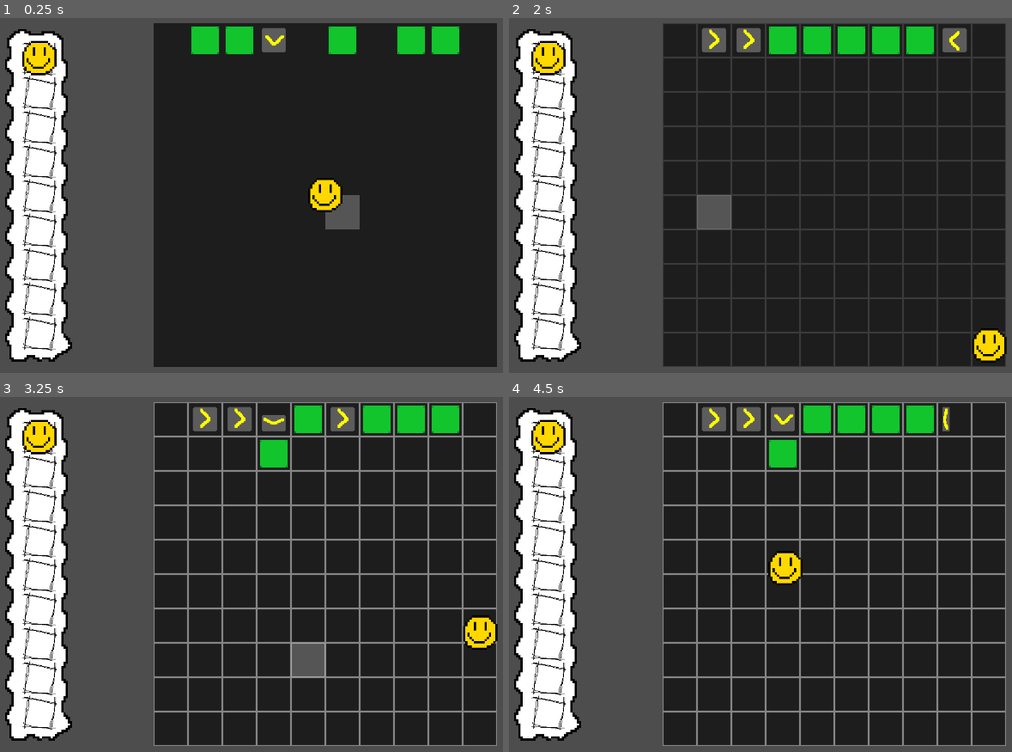
Above: before the commit, frames 1-4 (two rows, left to right).
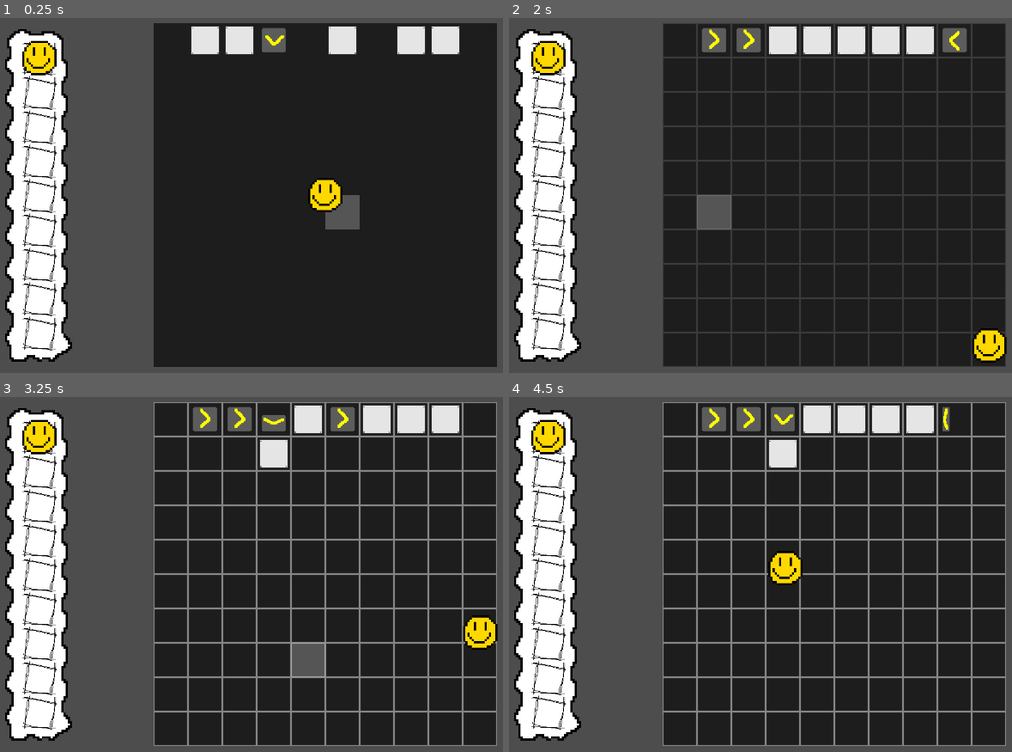
Above: after the commit, the same moments.

Repository: Stev51/gmtk-jam-2025
Game: Godot game, scene res://scenes/main.tscn
The game is run twice, just before and just after one commit, with the same random seed, the same clock (stepped at 60 frames per second) and the same inputs.
Inputs (mouse positions are in pixels of both pictures, inside the frame that each line leads up to):
- Up to frame 1 (0.25 s): no input
- Up to frame 2 (2 s): tap Enter at 0.5 s; move the mouse to (986, 174) at 0.52 s; hold Right (ui_right) 0.53-1.28 s; tap E at 0.6, 1.35 s; click (986, 174) at 0.67 s; move the mouse to (695, 213) at 1.27 s; hold Down (ui_down) from 1.28 s (still down); click (695, 213) at 1.42 s
- Up to frame 3 (3.25 s): move the mouse to (392, 489) at 2.02 s; release Down (ui_down) at 2.03 s; hold Right (ui_right) 2.03-2.78 s; tap E at 2.1, 2.85 s; click (392, 489) at 2.17 s; move the mouse to (291, 652) at 2.77 s; hold Up (ui_up) from 2.78 s (still down); click (291, 652) at 2.92 s
- Up to frame 4 (4.5 s): move the mouse to (outside the picture) at 3.52 s; release Up (ui_up) at 3.53 s; hold Left (ui_left) from 3.53 s (still down); tap E at 3.6, 4.35 s; click (outside the picture) at 3.67 s; move the mouse to (629, 517) at 4.27 s; click (629, 517) at 4.42 s

The runs differ from the first frame. In frame 1, 2.1% of the frame differs, in the area x 38-92%, y 2-11%; in frame 2, 2.1%; in frame 3, 2.1%; in frame 4, 2.1%.
Error in both runs: Invalid access to property or key 'movable_state' on a base object of type 'Node2D (place_marker.gd)'. (res://scripts/main.gd:42)

Commit message:
Box color switch script

Diff:
--- a/scenes/box.tscn
+++ b/scenes/box.tscn
@@ -47,7 +47,6 @@
 z_index = 1
 scale = Vector2(1.75, 1.75)
 sprite_frames = SubResource("SpriteFrames_dijgj")
-animation = &"green"
 
 [node name="StaticBody2D" type="StaticBody2D" parent="."]
 
--- a/scripts/mechanism/box.gd
+++ b/scripts/mechanism/box.gd
@@ -1,6 +1,12 @@
 class_name Box extends Mechanism
 
 enum BoxColor {WHITE, RED, BLUE, GREEN}
+const boxColorAnimation = {
+	BoxColor.WHITE: "white",
+	BoxColor.RED: "red",
+	BoxColor.BLUE: "blue",
+	BoxColor.GREEN: "green",
+}
 
 const NODE = preload("res://scenes/box.tscn")
 
@@ -11,9 +17,8 @@
 	field.deferBackgroundMechanismUpdate(Vector2i(x, y))
 
 func push(directionToMove: Util.Direction) -> bool:
-	self.updateColor(Box.BoxColor.RED)
 	return super.push(directionToMove)
 
 func updateColor(color: BoxColor):
 	self.color = color
-	#$".".animation = "green"
+	self.node.animation = boxColorAnimation[color]
